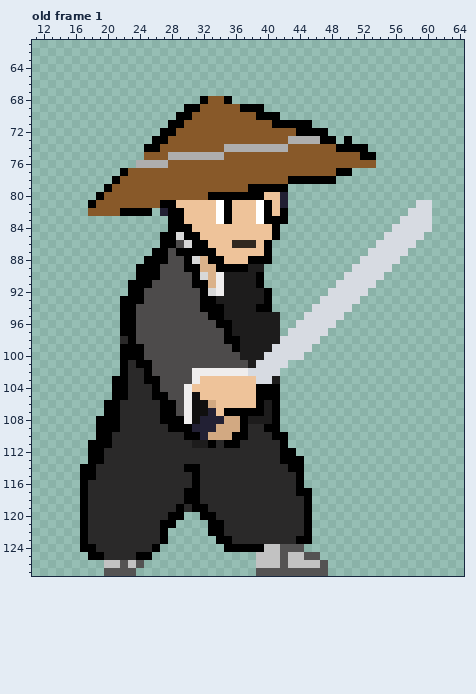
A pixel-art file gets an edit: Raw Assets/Game assets/Ronin.aseprite. The first picture shows the starting point.
128x128 pixels, 7 frames. Shown: old frame 1: x 11..64, y 61..127.
The same view after the edit:
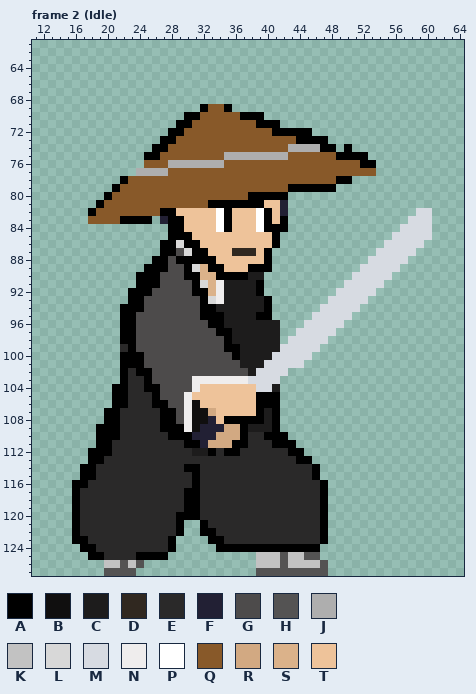
Palette (. is transparent): A #000000  B #100f0f  C #1d1c1c  D #302820  E #2a2929  F #222034  G #4d4b4b  H #545353  J #aeaeae  K #c2c2c2  L #d8d8d8  M #d7dbe2  N #efeded  P #ffffff  Q #885929  R #d2a982  S #dbb28a  T #eec39a
A new or re-ordered frame is compared with the old frame closest to it.
The exact change:
frames 7 -> 8
Frame 2 (Idle) is new; against old frame 1, layers "Layer 2", "Layer 3", "Layer 1":
y 68: x 32..35 AQQA -> ....
y 69: x 30..32 AAQ -> ..A; x 35..39 QQAAA -> A....
y 70: x 29 A -> .; x 31 Q -> A; x 37..38 QQ -> AA; x 40..41 AA -> ..
y 71: x 28 A -> .; x 30 Q -> A; x 39..40 QQ -> AA; x 42..45 AAAA -> ....
y 72: x 27 A -> .; x 29 Q -> A; x 41..43 QQQ -> AAA; x 46..47 AA -> ..
y 73: x 26 A -> .; x 28 Q -> A; x 43..46 JJJJ -> QAAA; x 48 A -> .; x 50 A -> .
y 74: x 25 A -> .; x 27 Q -> A; x 35..49 JJJJJJJJQQQQQQA -> QQQQQQQQJJJJAA.; x 51..52 AA -> ..
y 75: x 25..26 QQ -> AA; x 28..42 JJJJJJJQQQQQQQQ -> QQQQQQQJJJJJJJJ; x 49..51 QQQ -> AAA; x 53 A -> .
y 76: x 24..34 JJJJQQQQQQQ -> .QQQJJJJJJJ; x 52..53 QQ -> AA
y 77: x 22..27 AQQQQQ -> ..JJJJ; x 49..53 AA... -> QQQQQ
y 78: x 21..22 AQ -> .A; x 43..50 AAAAAA.. -> QQQQQQAA
y 79: x 20..21 AQ -> .A; x 38..48 AAAAA...... -> QQQQQAAAAAA
y 80: x 19..20 AQ -> .A; x 33..37 AAAAA -> QQQQQ; x 40..42 TTF -> AAA
y 81: x 18..19 AQ -> .A; x 27..34 AATTTTTP -> QQQQQQAA; x 36..40 TTTPA -> AAAAT; x 59..60 MM -> ..
y 82: x 18 Q -> A; x 22..27 AAAA.F -> QQQQQA; x 29 A -> T; x 42 A -> F; x 58 M -> .
y 83: x 18..25 ........ -> QQQQAAAA; x 27 . -> F; x 41 A -> T; x 57 M -> .
y 84: x 30 A -> T; x 34..35 TT -> PA; x 39..40 TT -> PA; x 42 . -> A; x 56 M -> .
y 85: x 27 A -> .; x 29 L -> A; x 31 A -> T; x 55 M -> .; x 60 . -> M
y 86: x 29..30 GL -> LA; x 32 A -> T; x 36..38 DDD -> TTT; x 40..41 A. -> TA; x 54 M -> .; x 59 . -> M
y 87: x 26 A -> .; x 28..30 GAA -> AGL; x 33 A -> T; x 36..38 TTT -> DDD; x 53 M -> .; x 58 . -> M
y 88: x 25 A -> .; x 29 G -> A; x 31..32 LS -> AA; x 34 A -> T; x 38..39 AA -> TT; x 52 M -> .; x 57 . -> M
y 89: x 24 A -> .; x 27 G -> A; x 31 A -> L; x 33 S -> A; x 35..40 AAACC. -> TTTAAA; x 51 M -> .; x 56 . -> M
y 90: x 30 G -> A; x 32 L -> S; x 34..37 NCCC -> AAAA; x 39 A -> C; x 50 M -> .; x 55 . -> M
y 91: x 23 A -> .; x 26 G -> A; x 32 A -> L; x 49 M -> .; x 54 . -> M
y 92: x 25 G -> A; x 31 G -> A; x 33 L -> S; x 39..40 CA -> A.; x 48 M -> .; x 53 . -> M
y 93: x 22 A -> .; x 33..34 AC -> LN; x 47 M -> .; x 52 . -> M
y 94: x 24 G -> A; x 34 A -> C; x 39 A -> C; x 46 M -> .; x 51 . -> M
y 95: x 32 G -> A; x 39..41 CCC -> AA.; x 45 M -> .; x 50 . -> M
y 96: x 33 G -> A; x 35 A -> C; x 44 M -> .; x 49 . -> M
y 97: x 34 G -> A; x 43 M -> .; x 48 . -> M
y 98: x 22 E -> A; x 36 A -> C; x 42 M -> .; x 47 . -> M
y 99: x 22 A -> E; x 24 A -> G; x 35 G -> A; x 41 M -> C; x 46 . -> M
y 100: x 36 G -> A; x 40 M -> C; x 45 . -> M
y 101: x 23 E -> A; x 25 A -> G; x 37 G -> C; x 39 M -> C; x 43..44 .. -> MM
y 102: x 24 E -> A; x 31..38 NNNNNNNM -> GGGGGGGC; x 42 . -> M
y 103: x 21 A -> .; x 26 A -> G; x 32..38 TTTTTTT -> NNNNNNM; x 41 C -> M
y 104: x 25 E -> A; x 30..31 NT -> GN; x 39..41 AAA -> MMC
y 105: x 27 A -> G; x 31 B -> T
y 106: x 20 A -> .; x 22 E -> A; x 26 E -> A; x 28 A -> G; x 32..33 BR -> TT; x 40 C -> A
y 107: x 33 F -> R; x 35..38 AAAA -> TTTT
y 108: x 19 A -> .; x 29 A -> G; x 32 F -> B; x 34..36 FRR -> TAA; x 38..39 CC -> AA
y 109: x 27 E -> A; x 30..31 AF -> NB; x 34 R -> F; x 38..40 EEA -> CCC
y 110: x 21 E -> A; x 28..29 EE -> AA; x 31 A -> F; x 33 R -> F; x 36 A -> R; x 40 E -> A
y 111: x 18 A -> .; x 30..35 ECCAEA -> AAFRRR; x 37 E -> A; x 41 E -> A; x 43 . -> A
y 112: x 20 E -> A; x 31..33 EEE -> CCA; x 35..36 EE -> AA; x 42 A -> E; x 44 . -> A
y 113: x 42..43 AA -> EE; x 45 . -> A
y 114: x 43..46 AA.. -> EEEA
y 115: x 44..46 A.. -> EEA
y 116: x 16 . -> A; x 44..47 A... -> EEEA
y 117: x 16..17 .A -> AE; x 44..47 AA.. -> EEEA
y 118: x 16..17 .A -> AE; x 45..47 A.. -> EEA
y 119: x 16..17 .A -> AE; x 29..30 AE -> EA; x 32 A -> E; x 45..47 A.. -> EEA
y 120: x 16..17 .A -> AE; x 28 A -> E; x 30..33 ..AA -> AAEE; x 45..47 A.. -> EEA
y 121: x 16..17 .A -> AE; x 27..29 AA. -> EEA; x 32..34 .AA -> AEE; x 45..47 A.. -> EEA
y 122: x 16..17 .A -> AE; x 27..29 A.. -> EEA; x 32 . -> A; x 34 A -> E; x 45..47 A.. -> EEA
y 123: x 16 . -> A; x 27..28 A. -> EA; x 33 . -> A; x 35 A -> E; x 44..47 AA.. -> EEEA
y 124: x 26..28 A.. -> EEA; x 34 . -> A; x 40..46 KKHHH.. -> AAAAAAA
y 125: x 26..27 .. -> AA
Changed places in both pictures, as pixel boxes (x1, y1, x2, y2):
changed: (72, 96, 432, 560)
